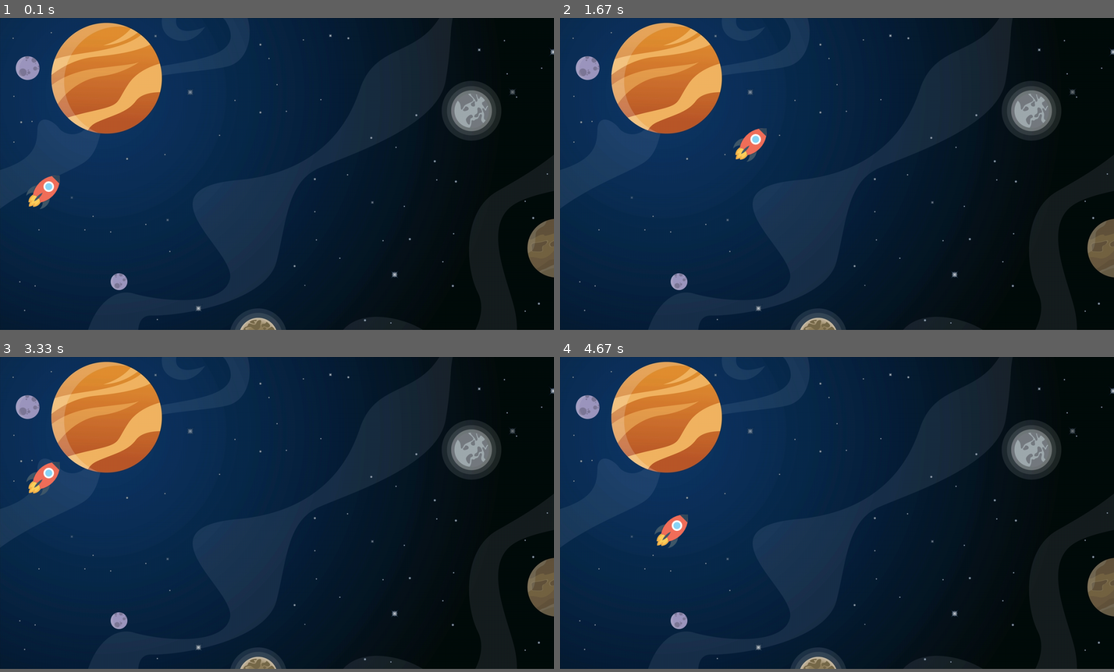
Above: before the commit, frames 1-4 (two rows, left to right).
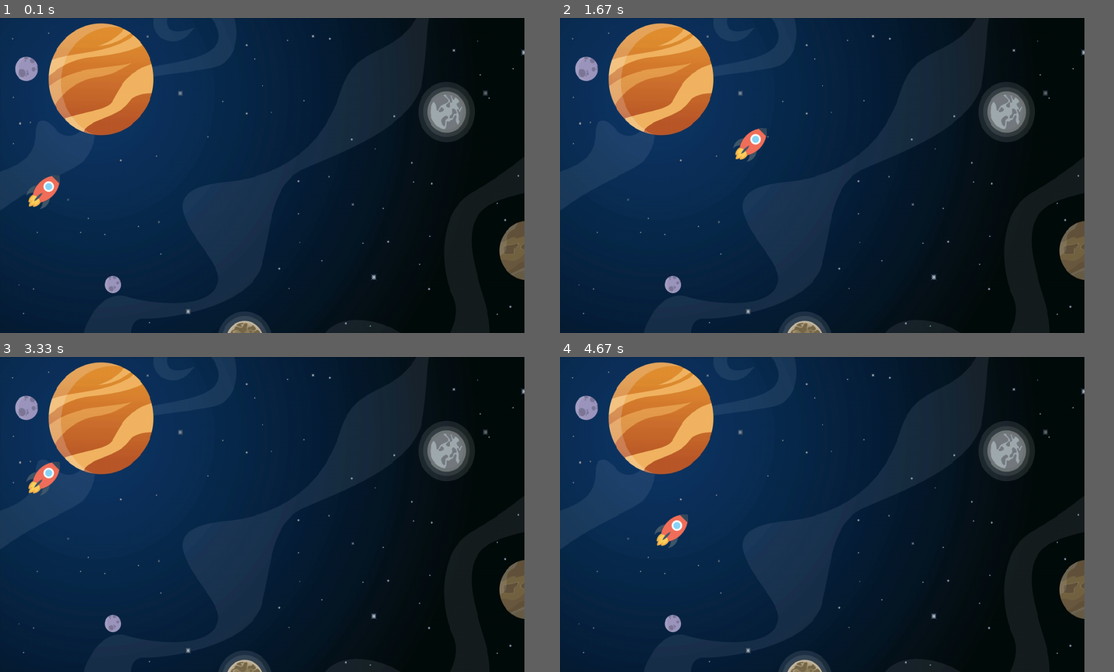
Above: after the commit, the same moments.

Repository: bastiendlf/GameOnline
Game: pygame game, started from setup_game.py
Two runs of this game, one before a commit and one after it. Both use one fixed random seed, a clock stepped at 60 frames per second and the inputs below.
Inputs:
- Up to frame 1 (0.1 s): no input
- Up to frame 2 (1.67 s): hold Right 0.33-0.8 s; hold Up 0.83-1.13 s; hold Right 1.17-1.63 s
- Up to frame 3 (3.33 s): hold Left 1.67-2.2 s; hold Down 2.23-2.53 s; hold Left 2.57-2.97 s; hold Up from 3 s (still down)
- Up to frame 4 (4.67 s): release Up at 3.37 s; hold Right 3.4-4.03 s; hold Down 4.07-4.43 s; hold Left from 4.47 s (still down)
In our replay, the window is 900x506 before the commit and 852x511 after it. These sizes can differ from the game's own. Grey fills any space a smaller window leaves; there, only what the larger window draws over its background counts as a difference.

The runs differ from the first frame. In frame 1, 7.5% of the frame differs, in the area x 0-100%, y 0-100%; in frame 2, 7.5%; in frame 3, 7.5%; in frame 4, 7.5%.

Commit message:
changing game_data images and window size

Diff:
--- a/game_data.py
+++ b/game_data.py
@@ -1,23 +1,8 @@
 import pygame
 
 # constants
-SCREEN_WIDTH = 1056
-SCREEN_HEIGHT = 594
-
-pygame.init()
-pygame.display.set_mode((SCREEN_WIDTH, SCREEN_HEIGHT))
-# images
-images = {"bg": pygame.image.load("assets/images/bg.png").convert_alpha(),
-          "ship": pygame.image.load("assets/images/rocket.png").convert_alpha()
-          }
-
-# font
-font = {"bradbunr": "assets/font/BradBunR.ttf"}
-
-NAME_FONT = pygame.font.Font(font["bradbunr"], 20)
-SCORE_FONT = pygame.font.Font(font["bradbunr"], 26)
-TITLE_FONT = pygame.font.Font(font["bradbunr"], 30)
-
+SCREEN_WIDTH = 1000
+SCREEN_HEIGHT = 600
 
 def createTextObj(text: str, font_object: pygame.font.Font, color=(255, 255, 255)):
     """
--- a/server.py
+++ b/server.py
@@ -3,7 +3,6 @@
 import pickle
 from network_constants import SERVER_IP, ADDRESS_SERVER, HEADER, DISCONNECT_MESSAGE, FORMAT, make_header, \
     send_data_pickle, receive_data_pickle
-from ship import Ship
 from lobby import Lobby
 
 
@@ -48,13 +47,12 @@
 
     send_data_pickle(conn, (current_id, _lobbyID))
     username = str(receive_data_pickle(conn))
-    # username = conn.recv(16).decode(FORMAT)
 
     print(f"[LOG] {str(address[0])} connected, username {username}")
 
     connected = True
     while connected:
-        pass
+        connected = False
     # When user disconnects
     print("[DISCONNECT] Name:", username, ", Client Id:", current_id, "disconnected")
     connections -= 1
--- a/setup_game.py
+++ b/setup_game.py
@@ -1,5 +1,4 @@
 import os
-
 from game_data import *
 from ship import Ship
 
@@ -9,9 +8,21 @@
 GAME_WINDOW = pygame.display.set_mode((SCREEN_WIDTH, SCREEN_HEIGHT))
 pygame.display.set_caption("Rocket Bastien")
 
+# images
+bg = pygame.image.load("assets/images/bg.png").convert_alpha()
+bg = pygame.transform.scale(bg, (SCREEN_WIDTH, SCREEN_HEIGHT))
+
+
+# font
+font = {"bradbunr": "assets/font/BradBunR.ttf"}
+
+NAME_FONT = pygame.font.Font(font["bradbunr"], 20)
+SCORE_FONT = pygame.font.Font(font["bradbunr"], 26)
+TITLE_FONT = pygame.font.Font(font["bradbunr"], 30)
+
 
 def redraw_window(screen: pygame.Surface, players: pygame.sprite.Group):
-    screen.blit(images["bg"], (0, 0))
+    screen.blit(bg, (0, 0))
     players.draw(screen)
     pygame.display.flip()
 
--- a/ship.py
+++ b/ship.py
@@ -18,7 +18,7 @@
         # Display settings
         self.screenWidth = SCREEN_WIDTH
         self.screenHeight = SCREEN_HEIGHT
-        self.image = images["ship"]
+        self.image = pygame.image.load("assets/images/rocket.png").convert_alpha()
         self.rect = self.image.get_rect()
         self.width = self.image.get_width()
         self.height = self.image.get_height()
